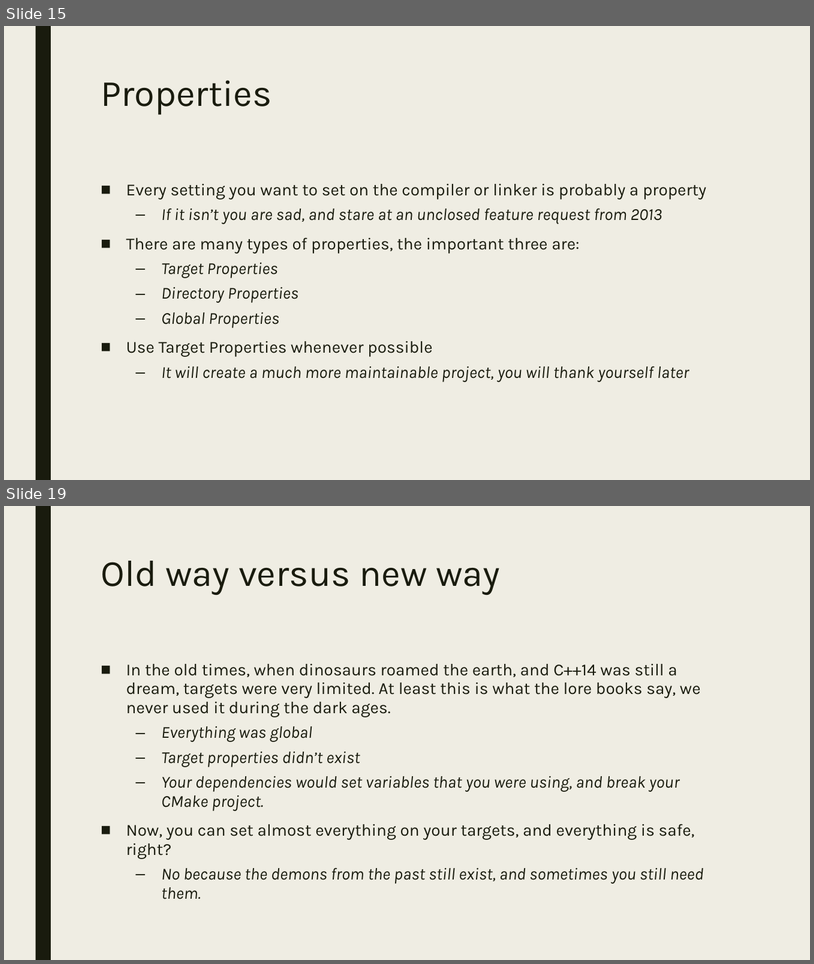
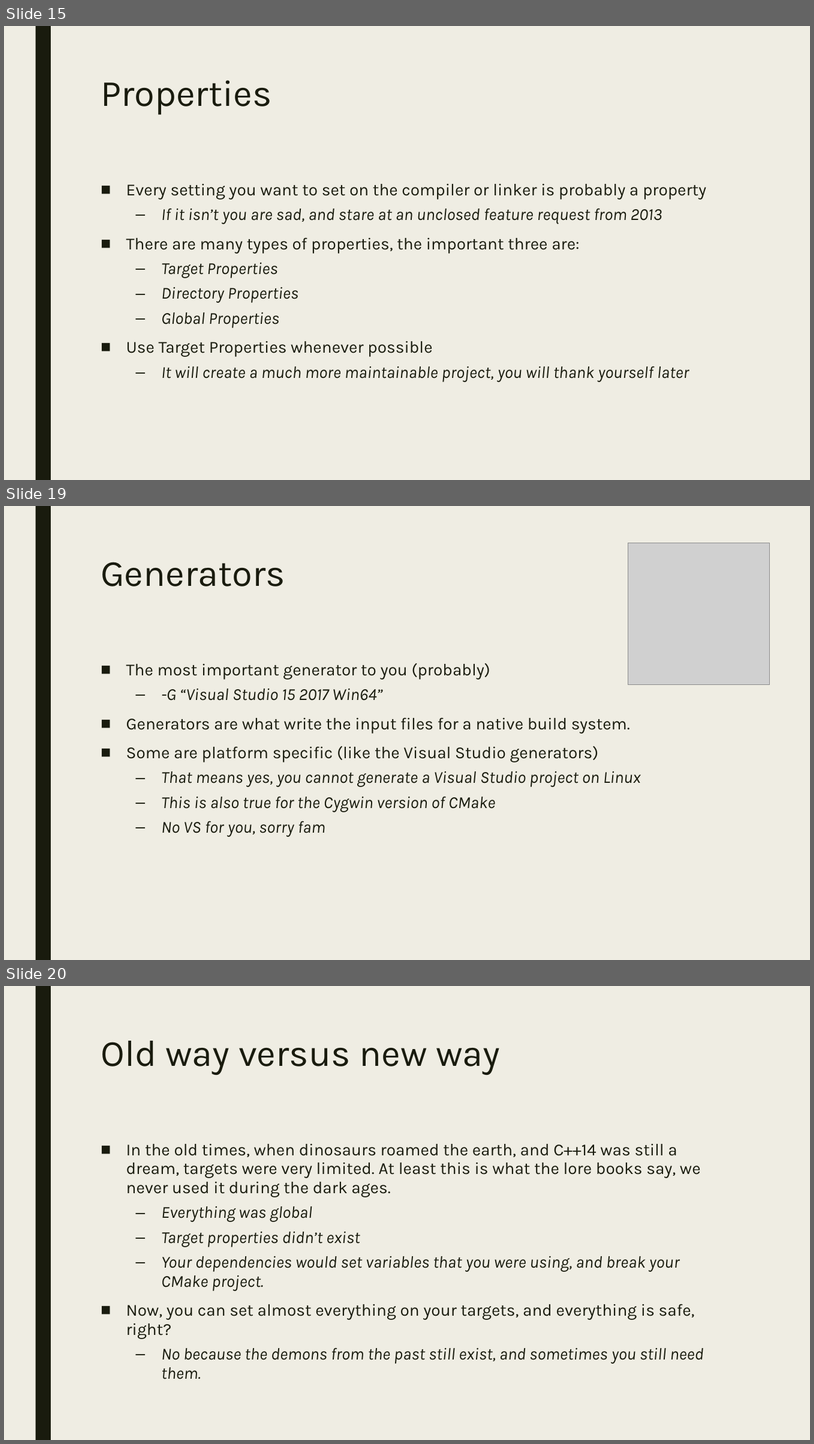
Before and after one commit to playmer/CMakePresentation, a slide deck: PreBuild Systems.pptx. Shown one above the other, each under a label of ours: slides 15 and 19 before the commit, slides 15, 19 and 20 after it; the slides between them are not shown. The pictures are 814x964 and 814x1444 pixels, drawn with LibreOffice and Linux fonts; fonts in the diff are those of the drawing; grey boxes stand for pictures. Boxes give left, top, right and bottom in pixels: in the first picture for what was removed or moved away, otherwise in the second. Text is boxed around its words. In the diff, an @@ line names an element or a change of style, - is before the commit and + after.

Commit message:
Added the most important part...pictures.

```diff
--- a/PreBuild Systems.pptx
+++ b/PreBuild Systems.pptx
@@ slide 19 added at box(4, 506, 810, 960), background #EFEDE3; not listed: 1 template element that a slide beside it also shows @@
@@ picture added at box(629, 543, 770, 684) @@
@@ title added at box(101, 562, 285, 586), 44 pt, text #191B0E @@
+Generators
@@ text added at box(126, 663, 641, 837), 20 pt, text #191B0E @@
+■ The most important generator to you (probably)
+  – -G “Visual Studio 15 2017 Win64”
+■ Generators are what write the input files for a native build system.
+■ Some are platform specific (like the Visual Studio generators)
+  – That means yes, you cannot generate a Visual Studio project on Linux
+  – This is also true for the Cygwin version of CMake
+  – No VS for you, sorry fam
@@ what was slide 19 is now slide 20 @@
```
Also in this commit, not shown: 16 slides changed.
